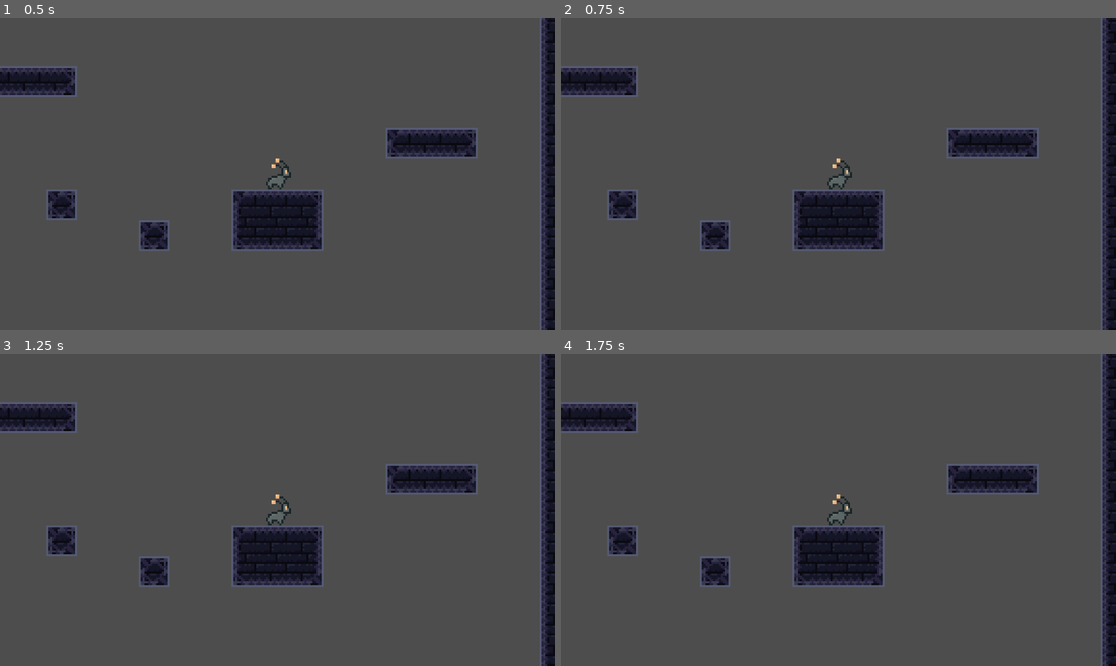
Above: before the commit, frames 1-4 (two rows, left to right).
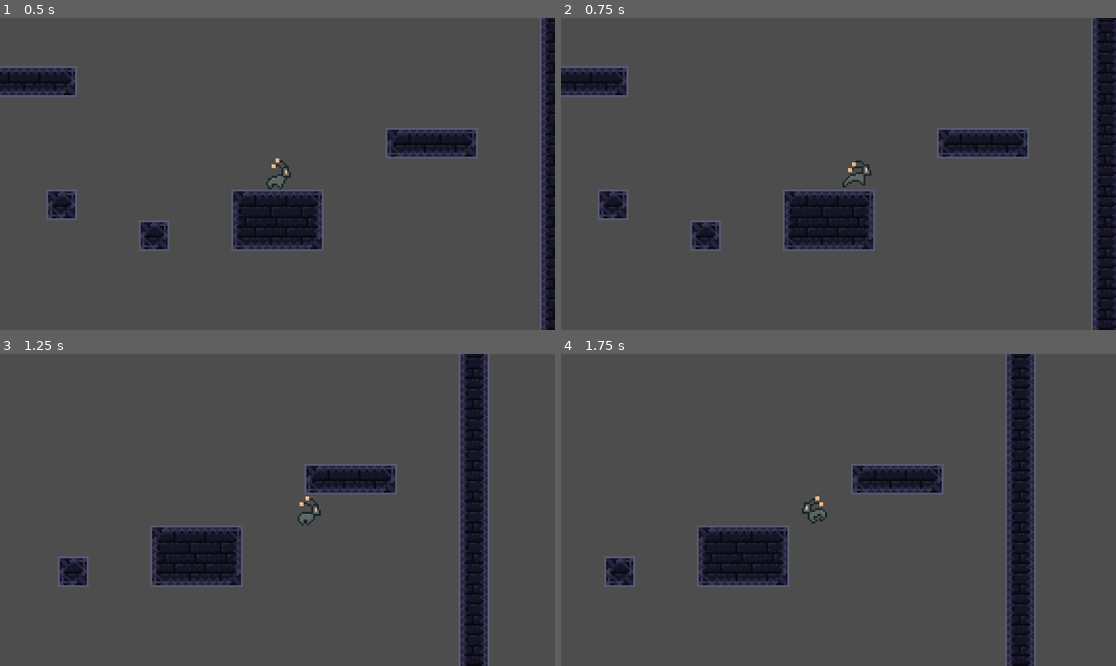
Above: after the commit, the same moments.

Repository: GamemakerPixel/cs315-project-2
Game: Godot game, scene res://scenes/levels/testing/test_level.tscn
Same seed, same stepped clock (60 frames per second), same inputs: the game is played once before the commit and once after it. The project has no main scene, so this scene is started directly.
Inputs:
- Up to frame 1 (0.5 s): no input
- Up to frame 2 (0.75 s): tap Enter at 0.5 s; hold D (move_right) from 0.53 s (still down)
- Up to frame 3 (1.25 s): keep holding D (move_right)
- Up to frame 4 (1.75 s): release D (move_right) at 1.28 s; hold A (move_left) from 1.28 s (still down)

Frame 1 is identical in both runs. In frame 2, 6.0% of the frame differs, in the area x 0-100%, y 0-100%; in frame 3, 18%; in frame 4, 18%.

Commit message:
Add acceleration and deceleration to player

Diff:
--- a/scenes/characters/player.gd
+++ b/scenes/characters/player.gd
@@ -3,6 +3,8 @@
 enum States {
 	IDLE,
 	RUNNING,
+	JUMPING,
+	FALLING,
 }
 
 const ANIMATION_NODEPATH = "Animation"
@@ -10,12 +12,26 @@
 # Pixels / sec
 const SPEED = 350
 
+const ACCELERATION_SECONDS = 0.1
+const DECELERATION_SECONDS = 0.1
+
+const TILE_SIZE = 64
+const JUMP_HEIGHT = 3
+
+const BUFFER_TIME = 0.1
+
 const STATES := {
 	States.IDLE: IdleState,
-	States.RUNNING: 0,
+	States.RUNNING: RunState,
 }
 
 var state_machine := PlayerStateMachine.new(STATES, self)
+
+
+func _ready() -> void:
+
+
+	state_machine.change_state_to(States.IDLE)
 
 
 func _unhandled_input(event: InputEvent) -> void:
@@ -28,6 +44,27 @@
 
 func _physics_process(delta: float) -> void:
 	state_machine.physics_process(delta)
+
+
+func run(delta: float, input: int) -> void:
+	var acceleration = (delta / ACCELERATION_SECONDS) * SPEED * input
+	velocity.x = clampf(velocity.x + acceleration, -SPEED, SPEED)
+
+	move_and_slide()
+
+
+func decelerate(delta: float) -> void:
+	var velocity_sign = signf(velocity.x)
+	var DECELERATION = (delta / DECELERATION_SECONDS) * SPEED * -velocity_sign
+
+	var expected_velocity = velocity.x + DECELERATION
+
+	if sign(expected_velocity) != velocity_sign:
+		velocity.x = 0.0
+	else:
+		velocity.x = expected_velocity
+
+	move_and_slide()
 
 
 class PlayerState extends State:
@@ -44,7 +81,7 @@
 		super(states)
 		player = player_body
 
-	func _construct_state(state_class: State) -> State:
+	func _construct_state(state_class) -> State:
 		return state_class.new(player)
 
 
@@ -56,5 +93,27 @@
 		player.get_node(ANIMATION_NODEPATH).play(IDLE_ANIMATION)
 
 	func unhandled_input(event: InputEvent) -> void:
-		if event.is_action_pressed("move_right") or event.is_action_pressed("move_left"):
+		if event.is_action("move_right") or event.is_action("move_left"):
 			state_machine.change_state_to(States.RUNNING)
+
+	func physics_process(delta: float) -> void:
+		player.decelerate(delta)
+
+
+class RunState extends PlayerState:
+	const RUN_ANIMATION = "run"
+
+	var input := Input.get_axis("move_left", "move_right")
+
+
+	func on_entry() -> void:
+		player.get_node(ANIMATION_NODEPATH).play(RUN_ANIMATION)
+
+	func unhandled_input(event: InputEvent) -> void:
+		if event.is_action("move_left") or event.is_action("move_right"):
+			input = Input.get_axis("move_left", "move_right")
+			if input == 0.0:
+				state_machine.change_state_to(States.IDLE)
+
+	func physics_process(delta: float) -> void:
+		player.run(delta, input)
--- a/scenes/characters/player.tscn
+++ b/scenes/characters/player.tscn
@@ -71,6 +71,7 @@
 
 [node name="Player" type="CharacterBody2D"]
 texture_filter = 1
+collision_layer = 2
 script = ExtResource("1_10frb")
 
 [node name="Sprite" type="Sprite2D" parent="." node_paths=PackedStringArray("body")]
@@ -90,3 +91,9 @@
 
 [node name="Camera" type="Camera2D" parent="."]
 position_smoothing_enabled = true
+
+[node name="CoyoteTime" type="Timer" parent="."]
+wait_time = 0.1
+
+[node name="JumpBuffer" type="RayCast2D" parent="."]
+position = Vector2(0, 32)
